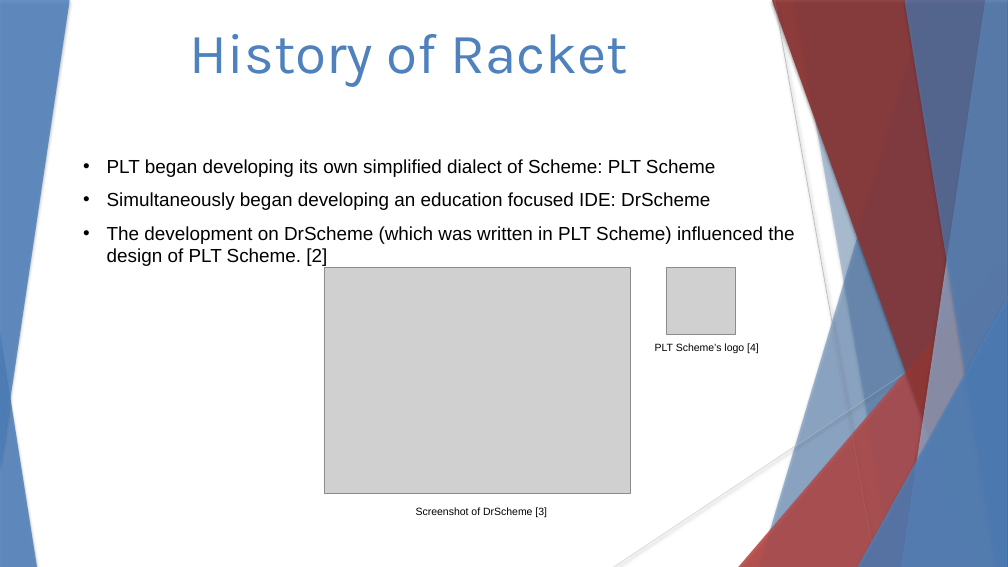
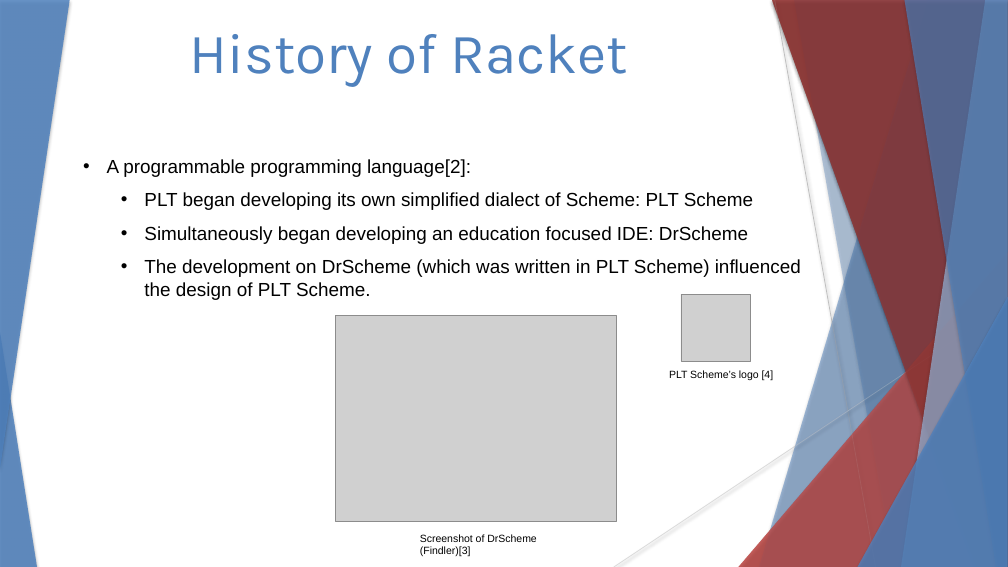
Before and after one commit to stevester94/CSC201_Project, a slide deck: slide 3 of CSC201Sec3Proj3Team4.pptx. Drawn at 1008x567 pixels with LibreOffice and Linux fonts; fonts in the diff are those of the drawing; grey boxes stand for pictures. Boxes give left, top, right and bottom in pixels: in the first picture for what was removed or moved away, otherwise in the second. Text is boxed around its words. In the diff, an @@ line names an element or a change of style, - is before the commit and + after.

```diff
--- a/CSC201Sec3Proj3Team4.pptx
+++ b/CSC201Sec3Proj3Team4.pptx
@@ text at [107, 159, 471, 177]: paragraph added @@
+• A programmable programming language[2]:
@@ text at [144, 192, 753, 244]: list level 1 to 2 in "PLT began developing its own ..."; list level 1 to 2 in "Simultaneously began developing an education ..." @@
@@ text at [144, 259, 801, 300]: text changed @@
-• The development on DrScheme (which was written in PLT Scheme) influenced the design of PLT Scheme. [2]
+  • The development on DrScheme (which was written in PLT Scheme) influenced the design of PLT Scheme.
@@ picture: place and size @@
-picture at [667, 268, 737, 335]
+picture at [681, 294, 751, 361]
@@ picture: place and size @@
-picture at [324, 268, 631, 494]
+picture at [336, 316, 617, 522]
@@ text "PLT Scheme’s logo [4]": place and size @@
-text "PLT Scheme’s logo [4]" at [655, 343, 759, 353]
+text "PLT Scheme’s logo [4]" at [669, 370, 774, 380]
@@ text at [420, 534, 536, 556]: text changed @@
-Screenshot of DrScheme [3]
+Screenshot of DrScheme (Findler)[3]
```
Also in this commit, not shown: 2 other slides changed.
